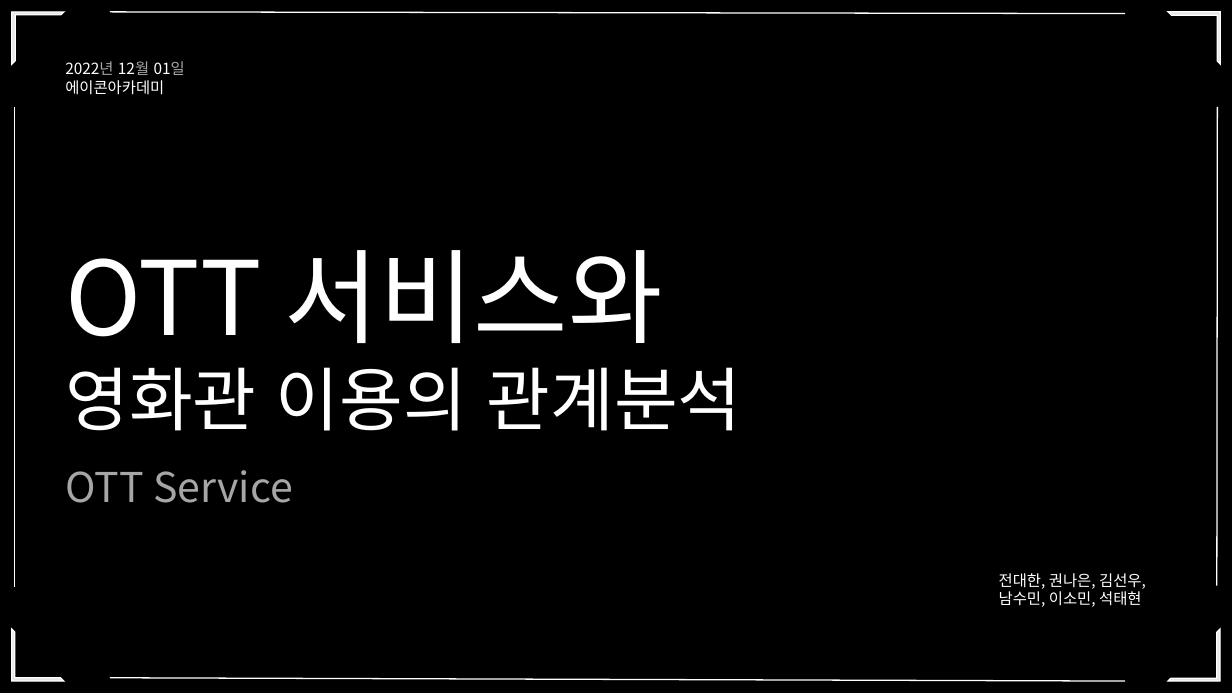
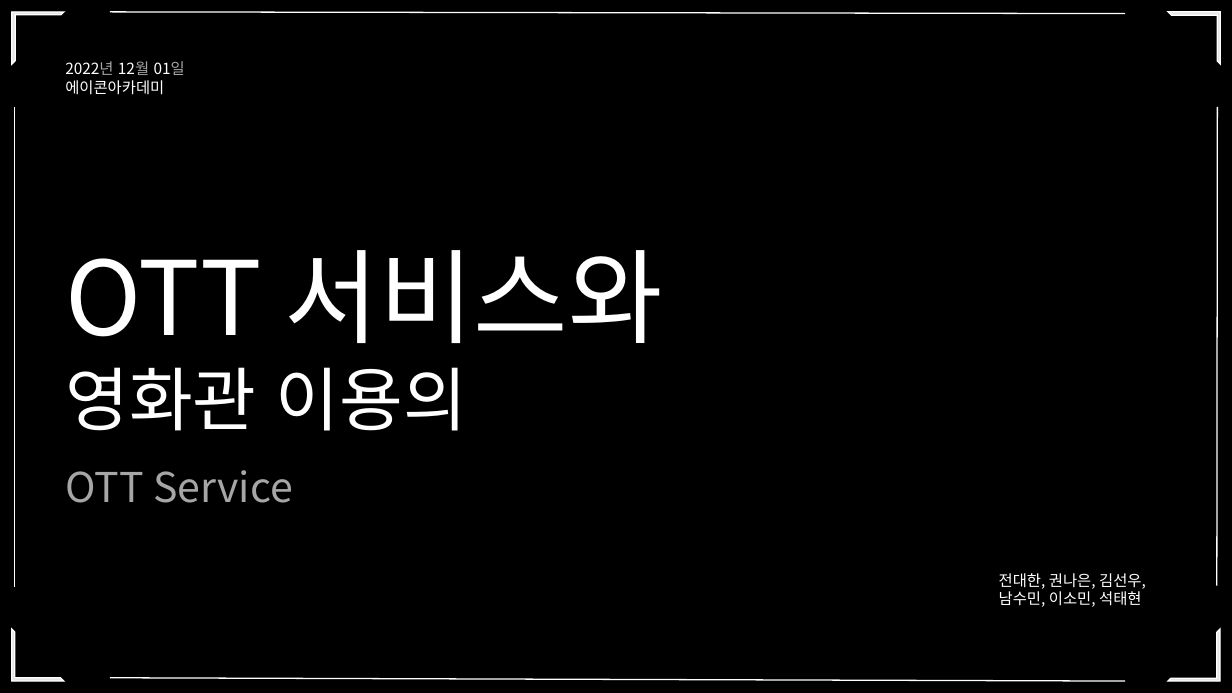
Before and after one commit to eesomin/midproject, a slide deck: slide 1 of jdh1/PPT_0_TEAM2.pptx. Drawn at 1232x693 pixels with LibreOffice and Linux fonts; fonts in the diff are those of the drawing. Boxes give left, top, right and bottom in pixels: in the first picture for what was removed or moved away, otherwise in the second. Text is boxed around its words. In the diff, an @@ line names an element or a change of style, - is before the commit and + after.

```diff
--- a/jdh1/PPT_0_TEAM2.pptx
+++ b/jdh1/PPT_0_TEAM2.pptx
@@ text at (65,367,467,431): text changed @@
-영화관 이용의 관계분석
+영화관 이용의
```
Also in this commit, not shown: 11 other slides changed, 9 slides added, 6 other files.
